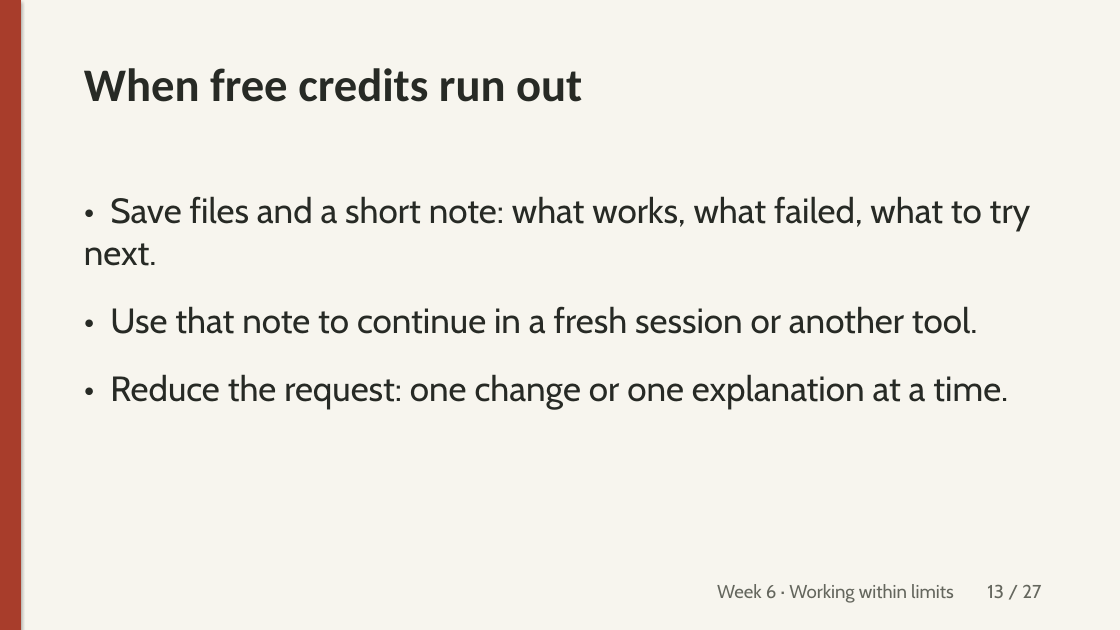
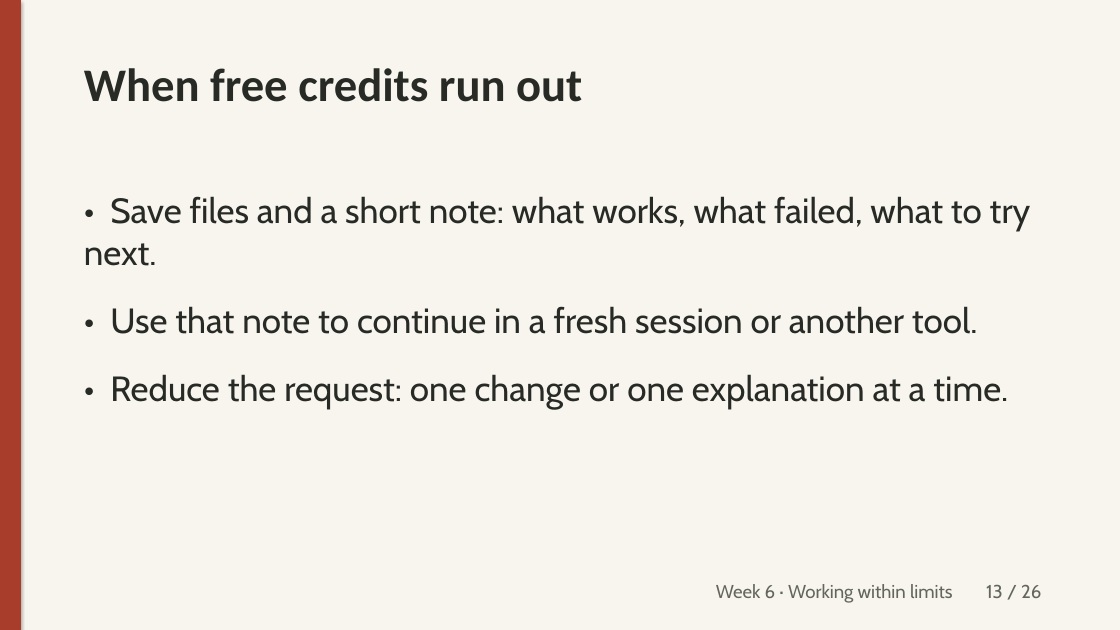
Before and after one commit to unforcedagi/learn-vibe-build-deck, a slide deck: slide 13 of lessons/week-6/_src/week6-lecture.pptx. Drawn at 1120x630 pixels with LibreOffice and Linux fonts; fonts in the diff are those of the drawing. Boxes give left, top, right and bottom in pixels: in the first picture for what was removed or moved away, otherwise in the second. Text is boxed around its words. In the diff, an @@ line names an element or a change of style, - is before the commit and + after.

Commit message:
Week 6: AGENTS.md works across coding agents incl. Claude Code; API vs MCP (connectors in Claude); drop permissions slide (#15)

```diff
--- a/lessons/week-6/_src/week6-lecture.pptx
+++ b/lessons/week-6/_src/week6-lecture.pptx
@@ text at [716,584,1041,603]: text changed @@
-Week 6 · Working within limits 13 / 27
+Week 6 · Working within limits 13 / 26
```
Also in this commit, not shown: 25 other slides changed, 1 slide removed, 8 other files.
